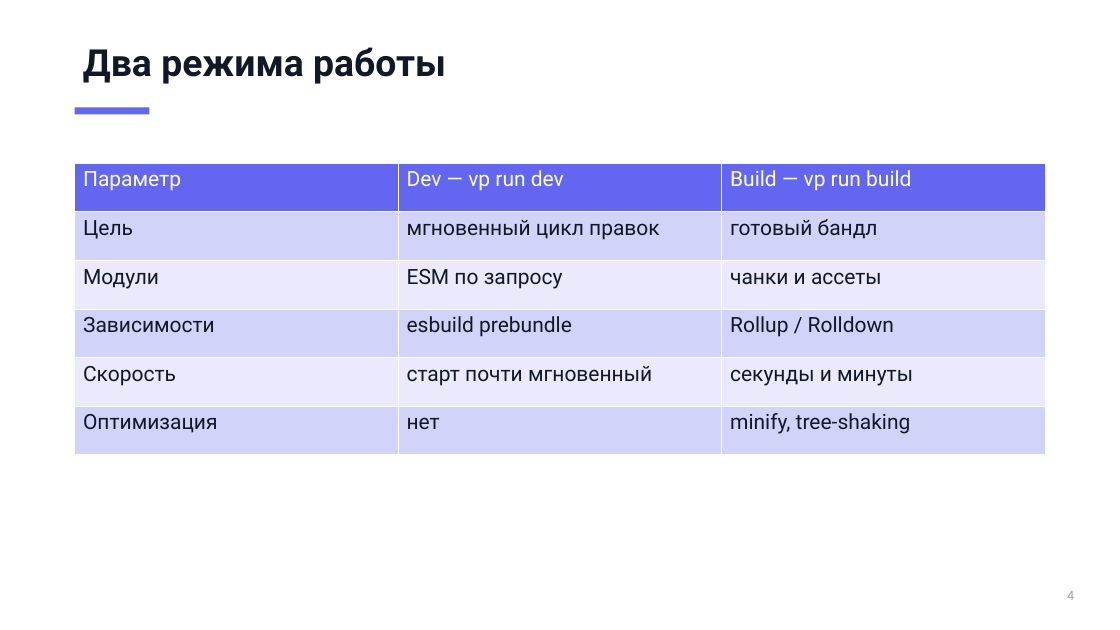
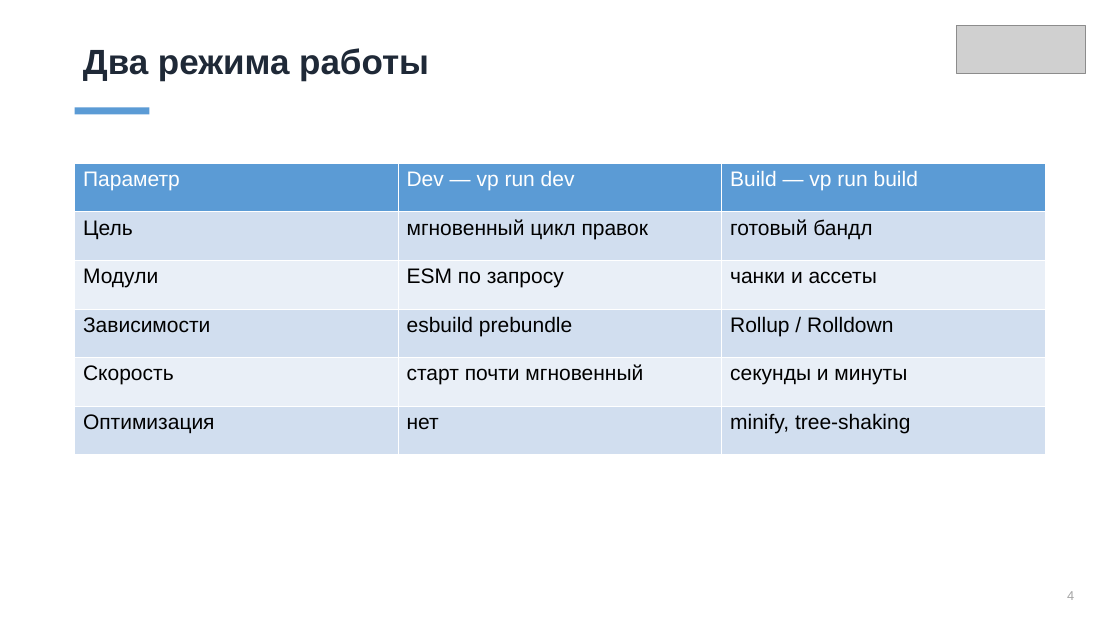
Before and after one commit to ErnandesDaniel/mephi-higher-engineering-school-lectures, a slide deck: slide 4 of lecture-1/modern-frontend-tooling.pptx. Drawn at 1120x630 pixels with LibreOffice and Linux fonts; fonts in the diff are those of the drawing; grey boxes stand for pictures. Boxes give left, top, right and bottom in pixels: in the first picture for what was removed or moved away, otherwise in the second. Text is boxed around its words. In the diff, an @@ line names an element or a change of style, - is before the commit and + after.

Commit message:
style: redo deck with template theme (Office/Arial) and template images

```diff
--- a/lecture-1/modern-frontend-tooling.pptx
+++ b/lecture-1/modern-frontend-tooling.pptx
@@ picture added at [957, 26, 1086, 74] @@
@@ text "Два режима работы" at [83, 48, 429, 80]: size 32 to 30 pt, font Roboto to Arial, text colour #111827 to #1F2937 @@
@@ rectangle at [75, 108, 150, 114]: fill #6366F1 to #5B9BD5 @@
@@ table at [75, 163, 1045, 455] @@
@@ fill #6366F1 to #5B9BD5 in row 1 @@
@@ fill #D3D3FA to #D2DEEF in 9 cells @@
@@ fill #EAEAFC to #EAEFF7 in 6 cells @@
@@ font Roboto to Arial @@
@@ text colour #111827 to #000000 in "Цель", "мгновенный цикл правок", "готовый бандл", "Модули" and 11 more places @@
```
Also in this commit, not shown: 39 other slides changed, 1 other file.
